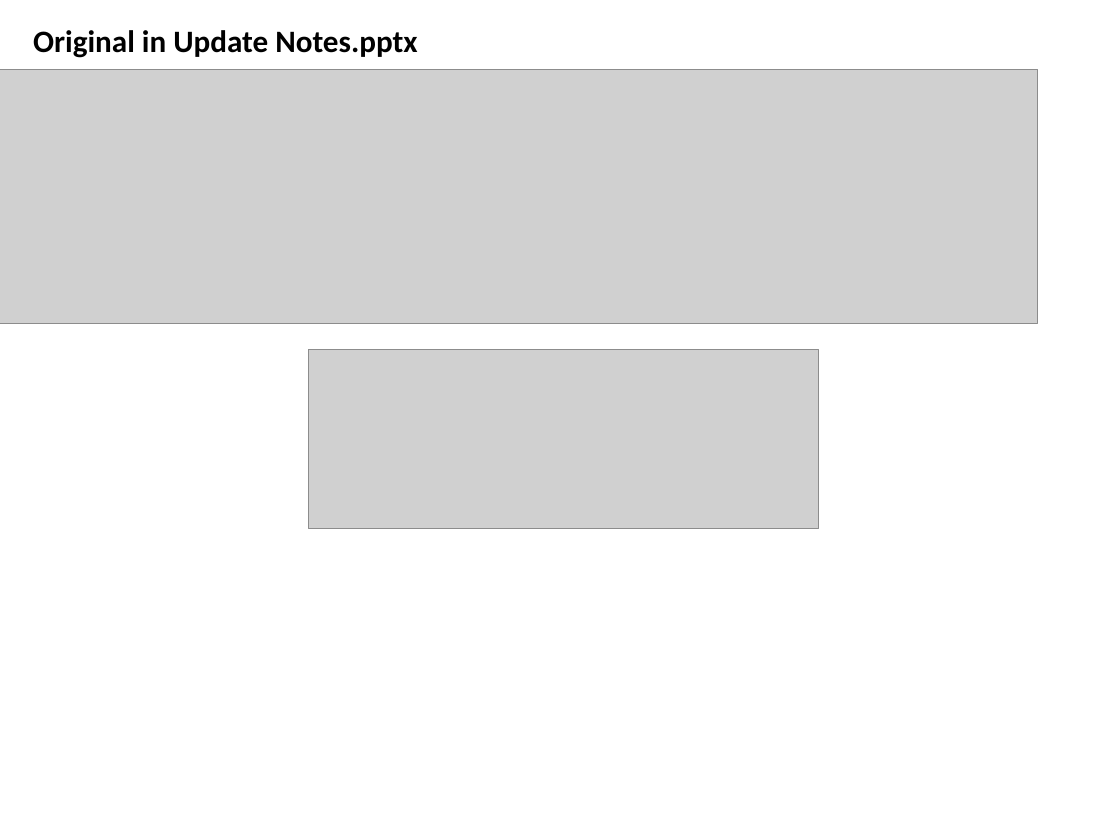
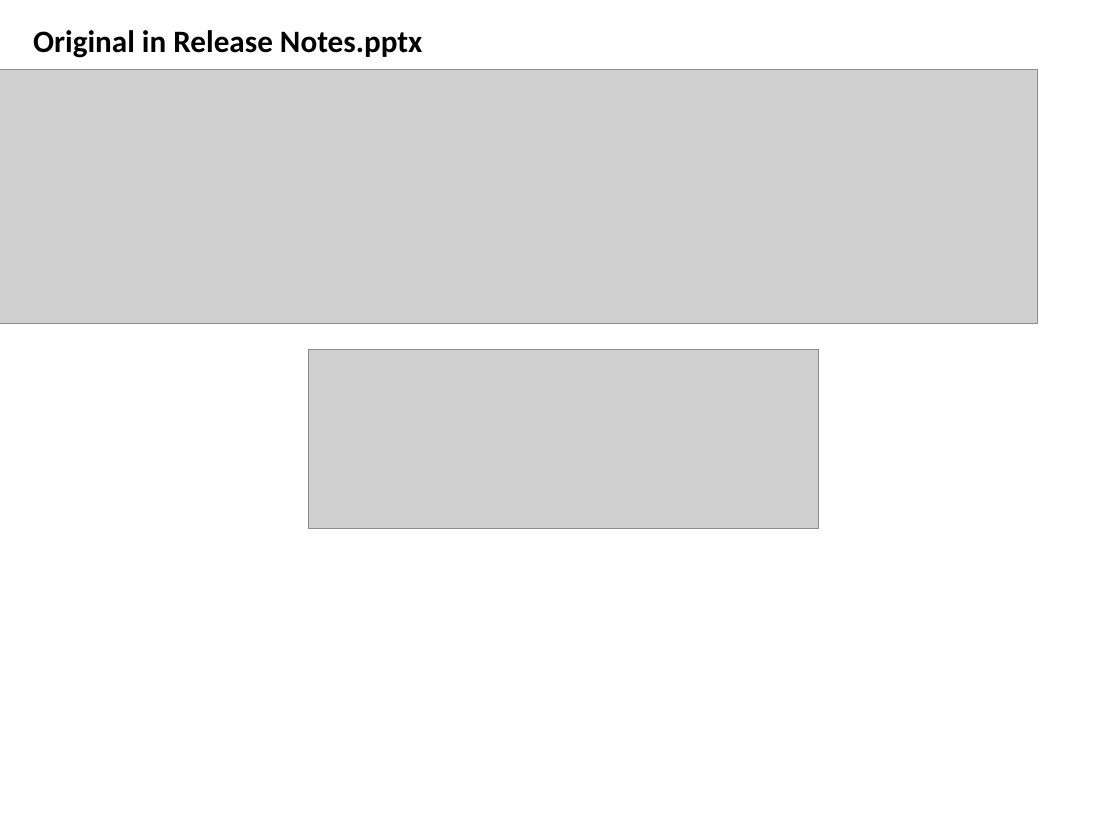
Before and after one commit to CLIMA-VECTO/vecto-sim, a slide deck: slide 9 of User Manual Source/material User Manual.pptx. Drawn at 1120x840 pixels with LibreOffice and Linux fonts; fonts in the diff are those of the drawing; grey boxes stand for pictures. Boxes give left, top, right and bottom in pixels: in the first picture for what was removed or moved away, otherwise in the second. Text is boxed around its words. In the diff, an @@ line names an element or a change of style, - is before the commit and + after.

```diff
--- a/User Manual Source/material User Manual.pptx
+++ b/User Manual Source/material User Manual.pptx
@@ text at box(33, 30, 422, 58): text changed @@
-Original in Update Notes.pptx
+Original in Release Notes.pptx
```
Also in this commit, not shown: 1 other slide changed, 14 other files.
